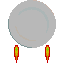
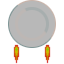
Before/after of a 64px x 64px layered artwork. What changed in the layer stack:
removed layer "Pasted Layer" over (45, 45, 50, 63)
added layer "Layer #2" (30%) above "Layer #1" over (15, 7, 49, 41)
added layer "Layer #1" above "Layer" over (8, 0, 56, 48)
painted on "Layer" over (13, 44, 51, 64)
hid "Background", painted on it over (8, 0, 56, 48)
